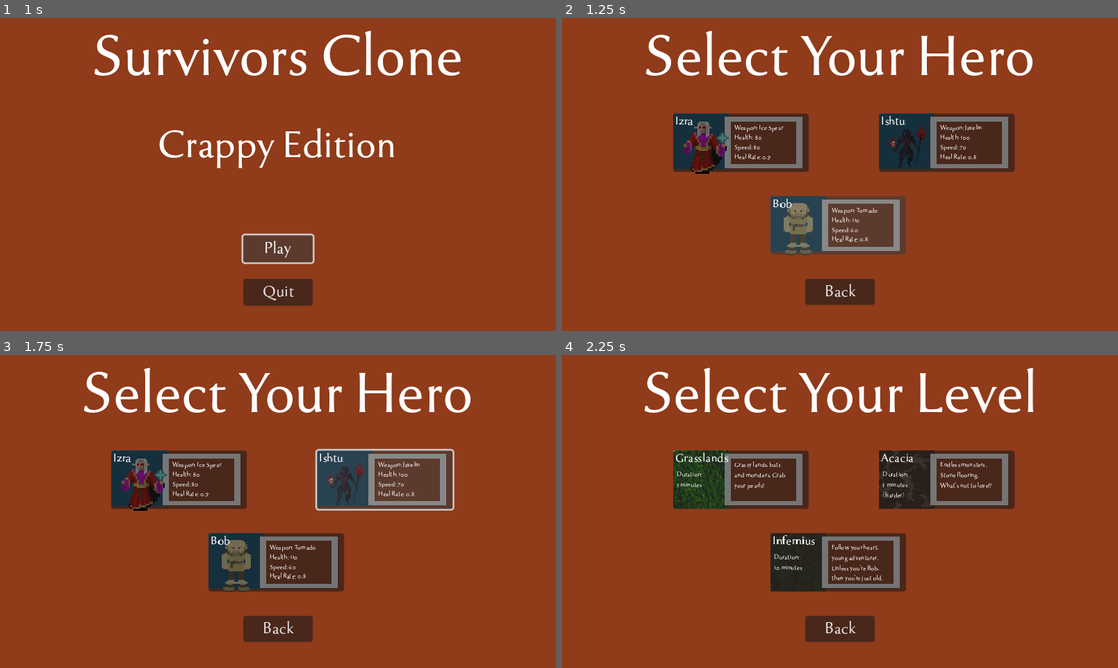
Above: before the commit, frames 1-4 (two rows, left to right).
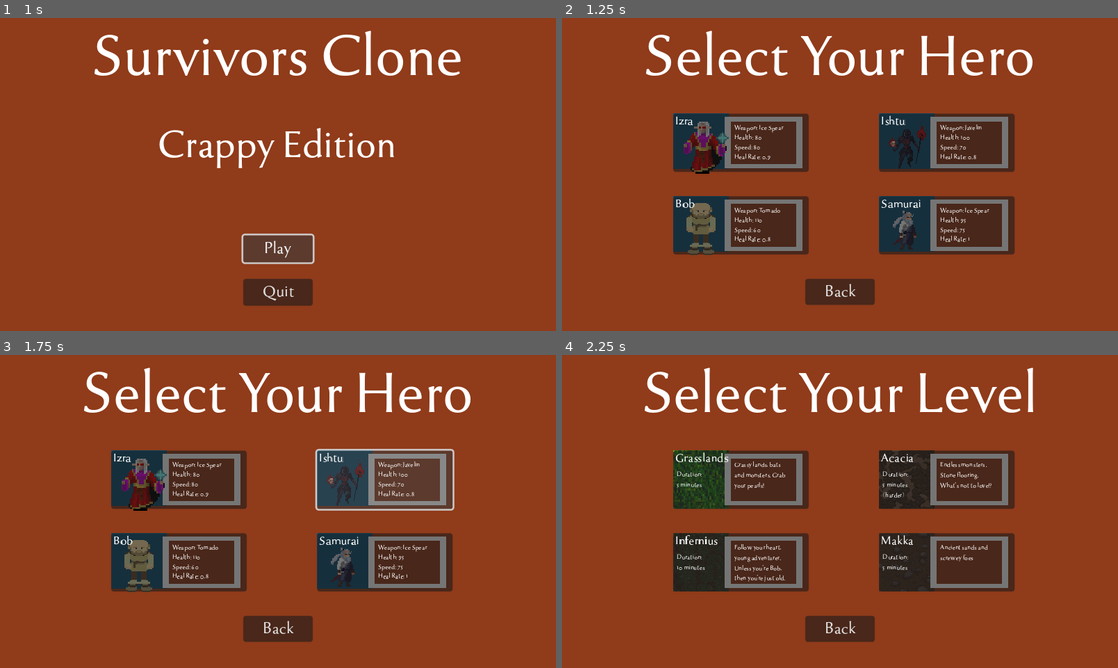
Above: after the commit, the same moments.

Repository: deonblaauw/rfg
Game: Godot game, scene res://Title Screen/menu.tscn
Two runs of this game, one before a commit and one after it. Both use one fixed random seed, a clock stepped at 60 frames per second and the inputs below. Sound files missing from this copy of the repository are replaced by a short silence.
Inputs (mouse positions are in pixels of both pictures, inside the frame that each line leads up to):
- Up to frame 1 (1 s): click "Play" at 0.5 s
- Up to frame 2 (1.25 s): no input
- Up to frame 3 (1.75 s): tap Enter at 1.25 s; move the mouse to (400, 495) at 1.27 s; hold Right (right) from 1.28 s (still down); click (400, 495) at 1.35 s
- Up to frame 4 (2.25 s): move the mouse to (728, 527) at 2.02 s; release Right (right) at 2.03 s; hold Down (down) from 2.03 s (still down); click (728, 527) at 2.1 s

Frame 1 is identical in both runs. In frame 2, 11% of the frame differs, in the area x 20-82%, y 56-76%; in frame 3, 11%; in frame 4, 11%.

Commit message:
Added Samurai and extra level, Makka

Diff:
--- a/Player/player.gd
+++ b/Player/player.gd
@@ -7,6 +7,7 @@
 @onready var animated_sprite_izra = $AnimatedSpriteIzra
 @onready var animated_sprite_ishtu = $AnimatedSpriteIshtu
 @onready var animated_sprite_bob = $AnimatedSpriteBob
+@onready var animated_sprite_samurai = $AnimatedSpriteSamurai
 
 var active_sprite: AnimatedSprite2D = null
 var flip_anim = false
@@ -136,6 +137,12 @@
 				#upgrade_character("icespear1")
 				#upgrade_character("javelin1")
 				upgrade_character("tornado1")
+		"samurai":
+				# set player character and initial weapon
+				set_active_character("samurai")
+				#upgrade_character("icespear1")
+				#upgrade_character("javelin1")
+				upgrade_character("icespear1")
 		_:
 			print(" NO CHARACTER FOUND ")
 
@@ -207,6 +214,8 @@
 				active_sprite = animated_sprite_ishtu
 			"bob":
 				active_sprite = animated_sprite_bob
+			"samurai":
+				active_sprite = animated_sprite_samurai
 			_:
 				push_error("Unrecognized character!")
 
@@ -223,6 +232,7 @@
 			animated_sprite_izra.visible = (character_name == "izra")
 			animated_sprite_ishtu.visible = (character_name == "ishtu")
 			animated_sprite_bob.visible = (character_name == "bob")
+			animated_sprite_samurai.visible = (character_name == "samurai")
 		else:
 			print("Error: Active sprite is null for character: ", character_name)
 	else:
--- a/Player/player.tscn
+++ b/Player/player.tscn
@@ -8,6 +8,7 @@
 [ext_resource type="Texture2D" uid="uid://dsetjlsmq5ao2" path="res://Assets/Textures/GUI/exp_background.png" id="4_pk0qy"]
 [ext_resource type="Texture2D" uid="uid://c73xp2rxcbp5o" path="res://Assets/Textures/Player/villager_npc_spritesheet/npc01_spritesheet.png" id="4_rjbd6"]
 [ext_resource type="Texture2D" uid="uid://c03hv7qpngsbk" path="res://Assets/Textures/GUI/exp_progress.png" id="5_7amyo"]
+[ext_resource type="Texture2D" uid="uid://bjtahl8sdecw4" path="res://Assets/Textures/Player/FREE_Samurai 2D Pixel Art/Sprites/RUN.png" id="5_231nu"]
 [ext_resource type="FontFile" uid="uid://cg3hcea6mc3e7" path="res://Assets/Font/tenderness.otf" id="6_60m7o"]
 [ext_resource type="AudioStream" uid="uid://br0otd0f51pmc" path="res://Assets/Audio/SoundEffect/levelup.ogg" id="7_owcc0"]
 [ext_resource type="Texture2D" uid="uid://dok84rxgf23x1" path="res://Assets/Textures/GUI/healthbar.png" id="8_1jqf7"]
@@ -173,6 +174,70 @@
 "speed": 5.0
 }]
 
+[sub_resource type="AtlasTexture" id="AtlasTexture_n3g14"]
+atlas = ExtResource("5_231nu")
+region = Rect2(0, 56, 93, 56)
+
+[sub_resource type="AtlasTexture" id="AtlasTexture_oqlkq"]
+atlas = ExtResource("5_231nu")
+region = Rect2(93, 56, 93, 56)
+
+[sub_resource type="AtlasTexture" id="AtlasTexture_od3t6"]
+atlas = ExtResource("5_231nu")
+region = Rect2(186, 56, 93, 56)
+
+[sub_resource type="AtlasTexture" id="AtlasTexture_gaggl"]
+atlas = ExtResource("5_231nu")
+region = Rect2(279, 56, 93, 56)
+
+[sub_resource type="AtlasTexture" id="AtlasTexture_eup3b"]
+atlas = ExtResource("5_231nu")
+region = Rect2(372, 56, 93, 56)
+
+[sub_resource type="AtlasTexture" id="AtlasTexture_we1ay"]
+atlas = ExtResource("5_231nu")
+region = Rect2(465, 56, 93, 56)
+
+[sub_resource type="AtlasTexture" id="AtlasTexture_r7l4v"]
+atlas = ExtResource("5_231nu")
+region = Rect2(558, 56, 93, 56)
+
+[sub_resource type="AtlasTexture" id="AtlasTexture_j4gp0"]
+atlas = ExtResource("5_231nu")
+region = Rect2(651, 56, 93, 56)
+
+[sub_resource type="SpriteFrames" id="SpriteFrames_lp7dr"]
+animations = [{
+"frames": [{
+"duration": 1.0,
+"texture": SubResource("AtlasTexture_n3g14")
+}, {
+"duration": 1.0,
+"texture": SubResource("AtlasTexture_oqlkq")
+}, {
+"duration": 1.0,
+"texture": SubResource("AtlasTexture_od3t6")
+}, {
+"duration": 1.0,
+"texture": SubResource("AtlasTexture_gaggl")
+}, {
+"duration": 1.0,
+"texture": SubResource("AtlasTexture_eup3b")
+}, {
+"duration": 1.0,
+"texture": SubResource("AtlasTexture_we1ay")
+}, {
+"duration": 1.0,
+"texture": SubResource("AtlasTexture_r7l4v")
+}, {
+"duration": 1.0,
+"texture": SubResource("AtlasTexture_j4gp0")
+}],
+"loop": true,
+"name": &"default",
+"speed": 5.0
+}]
+
 [sub_resource type="AtlasTexture" id="AtlasTexture_68yxk"]
 atlas = ExtResource("2_jg7xc")
 region = Rect2(0, 0, 100, 100)
@@ -395,10 +460,15 @@
 frame_progress = 0.520929
 
 [node name="AnimatedSpriteBob" type="AnimatedSprite2D" parent="."]
+visible = false
 scale = Vector2(0.65, 0.65)
 sprite_frames = SubResource("SpriteFrames_3x1av")
 autoplay = "default"
 frame_progress = 0.14267
+
+[node name="AnimatedSpriteSamurai" type="AnimatedSprite2D" parent="."]
+sprite_frames = SubResource("SpriteFrames_lp7dr")
+frame_progress = 0.377218
 
 [node name="DamageAnimation" type="AnimatedSprite2D" parent="."]
 sprite_frames = SubResource("SpriteFrames_163u6")
--- a/Title Screen/character_selection.gd
+++ b/Title Screen/character_selection.gd
@@ -6,6 +6,7 @@
 @onready var izra = $Izra
 @onready var ishtu = $Ishtu
 @onready var bob = $Bob
+@onready var samurai = $Samurai
 
 func _ready():
 	# Izra setup
@@ -17,6 +18,9 @@
 	# Bob setup
 	setup_character(bob, "bob", "res://Assets/Textures/Player/bob_icon.png")
 
+	# Samurai setup
+	setup_character(samurai, "samurai", "res://Assets/Textures/Player/samurai_icon.png")
+
 func setup_character(char_node, char_name, texture_path):
 	char_node.lbl_char_sel.text = char_name.capitalize()
 	char_node.lbl_weapon.text = "Weapon: " + CharacterDb.CHARACTERS[char_name]["weapon"]
@@ -24,6 +28,10 @@
 	char_node.lbl_speed.text = "Speed: " + str(CharacterDb.CHARACTERS[char_name]["movement_speed"])
 	char_node.lbl_healrate.text = "Heal Rate: " + str(CharacterDb.CHARACTERS[char_name]["heal_rate"])
 	char_node.icon.texture = load(texture_path)
+
+func select_character(char_name):
+	Global.selected_character = char_name
+	get_tree().change_scene_to_file(lvl_menu_world_selection)
 
 func _on_btn_back_click_end():
 	get_tree().change_scene_to_file(lvl_menu)
@@ -37,6 +45,5 @@
 func _on_bob_char_select_click_end():
 	select_character("bob")
 
-func select_character(char_name):
-	Global.selected_character = char_name
-	get_tree().change_scene_to_file(lvl_menu_world_selection)
+func _on_samurai_char_select_click_end():
+	select_character("samurai")
--- a/Title Screen/character_selection.tscn
+++ b/Title Screen/character_selection.tscn
@@ -55,12 +55,20 @@
 
 [node name="Bob" parent="." instance=ExtResource("4_h0j8y")]
 layout_mode = 0
-offset_left = 240.0
+offset_left = 128.0
 offset_top = 205.0
-offset_right = 304.0
+offset_right = 192.0
+offset_bottom = 269.0
+
+[node name="Samurai" parent="." instance=ExtResource("4_h0j8y")]
+layout_mode = 0
+offset_left = 365.0
+offset_top = 205.0
+offset_right = 429.0
 offset_bottom = 269.0
 
 [connection signal="click_end" from="btn_back" to="." method="_on_btn_back_click_end"]
 [connection signal="char_select_click_end" from="Izra" to="." method="_on_izra_char_select_click_end"]
 [connection signal="char_select_click_end" from="Ishtu" to="." method="_on_ishtu_char_select_click_end"]
 [connection signal="char_select_click_end" from="Bob" to="." method="_on_bob_char_select_click_end"]
+[connection signal="char_select_click_end" from="Samurai" to="." method="_on_samurai_char_select_click_end"]
--- a/Title Screen/world_selection.gd
+++ b/Title Screen/world_selection.gd
@@ -3,12 +3,14 @@
 @onready var grasslands_tile = $GrasslandsTile
 @onready var acacia_tile = $AcaciaTile
 @onready var inferius_tile = $InferiusTile
+@onready var makka_tile = $MakkaTile
 
 var lvl_menu_char_selection = "res://Title Screen/character_selection.tscn"
 
 var grasslands_scene = "res://World/grasslands_world.tscn"
 var acacia_scene = "res://World/acacia_world.tscn"
 var inferius_scene = "res://World/infernius_world.tscn"
+var makka_scene = "res://World/makka_world.tscn"
 
 func _ready():
 	# Grasslands setup
@@ -35,6 +37,14 @@
 		10 minutes"
 	setup_world_tile(inferius_tile, world_name, description, game_type, icon_texture_path)
 
+	# Makka setup
+	world_name = "Makka"
+	icon_texture_path = "res://Assets/Textures/World/backgrounds 256x256/256_Dirt Pebbles 02.png"
+	description = "Ancient sands and screwey foes"
+	game_type = "Duration:
+		5 minutes"
+	setup_world_tile(makka_tile, world_name, description, game_type, icon_texture_path)
+
 
 func setup_world_tile(world_node, world_name, description, game_type, icon_texture_path):
 	world_node.lbl_title.text = world_name.capitalize()
@@ -48,10 +58,11 @@
 func _on_btn_back_click_end():
 	get_tree().change_scene_to_file(lvl_menu_char_selection)
 
-
 func _on_acacia_world_select_click_end():
 	get_tree().change_scene_to_file(acacia_scene)
 
-
 func _on_inferius_tile_world_select_click_end():
 	get_tree().change_scene_to_file(inferius_scene)
+
+func _on_makka_tile_world_select_click_end():
+	get_tree().change_scene_to_file(makka_scene)
--- a/Title Screen/world_selection.tscn
+++ b/Title Screen/world_selection.tscn
@@ -55,12 +55,20 @@
 
 [node name="InferiusTile" parent="." instance=ExtResource("4_y22jc")]
 layout_mode = 0
-offset_left = 240.0
+offset_left = 128.0
 offset_top = 205.0
-offset_right = 299.0
+offset_right = 187.0
+offset_bottom = 272.0
+
+[node name="MakkaTile" parent="." instance=ExtResource("4_y22jc")]
+layout_mode = 0
+offset_left = 365.0
+offset_top = 205.0
+offset_right = 424.0
 offset_bottom = 272.0
 
 [connection signal="click_end" from="btn_back" to="." method="_on_btn_back_click_end"]
 [connection signal="world_select_click_end" from="GrasslandsTile" to="." method="_on_grasslands_world_select_click_end"]
 [connection signal="world_select_click_end" from="AcaciaTile" to="." method="_on_acacia_world_select_click_end"]
 [connection signal="world_select_click_end" from="InferiusTile" to="." method="_on_inferius_tile_world_select_click_end"]
+[connection signal="world_select_click_end" from="MakkaTile" to="." method="_on_makka_tile_world_select_click_end"]
--- a/Utility/character_db.gd
+++ b/Utility/character_db.gd
@@ -24,5 +24,13 @@
 			"heal_hp": 0.7,
 			"heal_rate": 0.8,
 			"weapon": "Tornado"
+		},
+		"samurai": {
+			"flip_anim": false,
+			"max_hp": 95.0,
+			"movement_speed": 75.0,
+			"heal_hp": 1.1,
+			"heal_rate": 1.0,
+			"weapon": "Ice Spear"
 		}
 	}
--- /dev/null
+++ b/World/makka_world.tscn
@@ -0,0 +1,36 @@
+[gd_scene load_steps=8 format=3 uid="uid://wef4avrg6api"]
+
+[ext_resource type="Script" path="res://World/world_control.gd" id="1_lo5ps"]
+[ext_resource type="Texture2D" uid="uid://cy8qhxw20yegf" path="res://Assets/Textures/World/backgrounds 256x256/256_Dirt Pebbles 02.png" id="2_26q1d"]
+[ext_resource type="PackedScene" uid="uid://cp4b13i13c73d" path="res://Player/player.tscn" id="3_82e5e"]
+[ext_resource type="PackedScene" uid="uid://bu1aocdsk7bhe" path="res://Utility/enemy_spawner.tscn" id="4_utgmg"]
+[ext_resource type="Resource" uid="uid://cfq5vla4naxnf" path="res://Enemies/EnemySpawnData.tres" id="5_ngjyi"]
+[ext_resource type="PackedScene" uid="uid://cru0ygvvm2td0" path="res://Objects/experience_gem.tscn" id="6_28ao4"]
+[ext_resource type="AudioStream" uid="uid://btdgv43q6wh5m" path="res://Assets/Audio/Music/battleThemeA.mp3" id="7_588a4"]
+
+[node name="Makka World" type="Node2D"]
+script = ExtResource("1_lo5ps")
+
+[node name="Background" type="Sprite2D" parent="."]
+texture_filter = 2
+texture_repeat = 2
+texture = ExtResource("2_26q1d")
+region_enabled = true
+region_rect = Rect2(2.08165e-12, 2.08165e-12, 8000, 8000)
+region_filter_clip_enabled = true
+
+[node name="Player" parent="." instance=ExtResource("3_82e5e")]
+
+[node name="EnemySpawner" parent="." instance=ExtResource("4_utgmg")]
+spawn_data_resource = ExtResource("5_ngjyi")
+
+[node name="Loot" type="Node2D" parent="." groups=["loot"]]
+
+[node name="ExperienceGem" parent="Loot" instance=ExtResource("6_28ao4")]
+position = Vector2(423, -79)
+experience = 50
+
+[node name="snd_music" type="AudioStreamPlayer" parent="."]
+stream = ExtResource("7_588a4")
+volume_db = -20.0
+autoplay = true
Not shown, added: Assets/Textures/Player/FREE_Samurai 2D Pixel Art/License.txt
Binary file added: Assets/Textures/Player/FREE_Samurai 2D Pixel Art/Preview.png
Not shown, added: Assets/Textures/Player/FREE_Samurai 2D Pixel Art/Preview.png.import
Binary file added: Assets/Textures/Player/FREE_Samurai 2D Pixel Art/Sprites/ATTACK 1.png
Not shown, added: Assets/Textures/Player/FREE_Samurai 2D Pixel Art/Sprites/ATTACK 1.png.import
Binary file added: Assets/Textures/Player/FREE_Samurai 2D Pixel Art/Sprites/IDLE.png
Not shown, added: Assets/Textures/Player/FREE_Samurai 2D Pixel Art/Sprites/IDLE.png.import
Binary file added: Assets/Textures/Player/FREE_Samurai 2D Pixel Art/Sprites/RUN.png
Not shown, added: Assets/Textures/Player/FREE_Samurai 2D Pixel Art/Sprites/RUN.png.import
Binary file added: Assets/Textures/Player/samurai_icon.png
Not shown, added: Assets/Textures/Player/samurai_icon.png.import
Not shown: 1 places in Player/Attack/tornado.tscn that only renumber resources
(and 1 more such lines)
